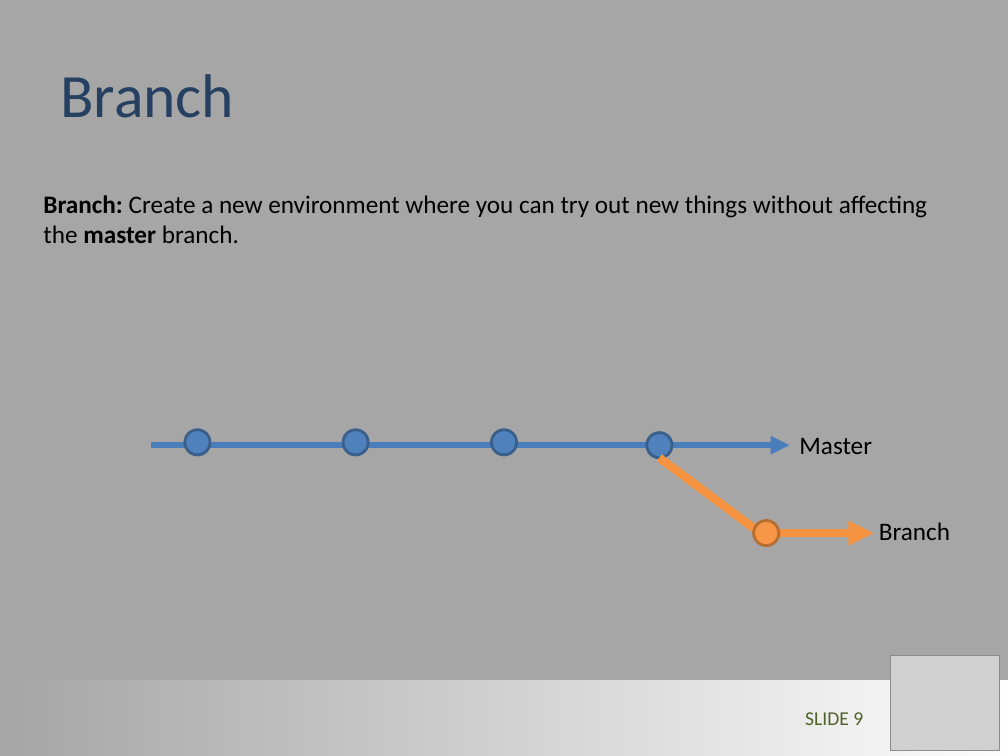
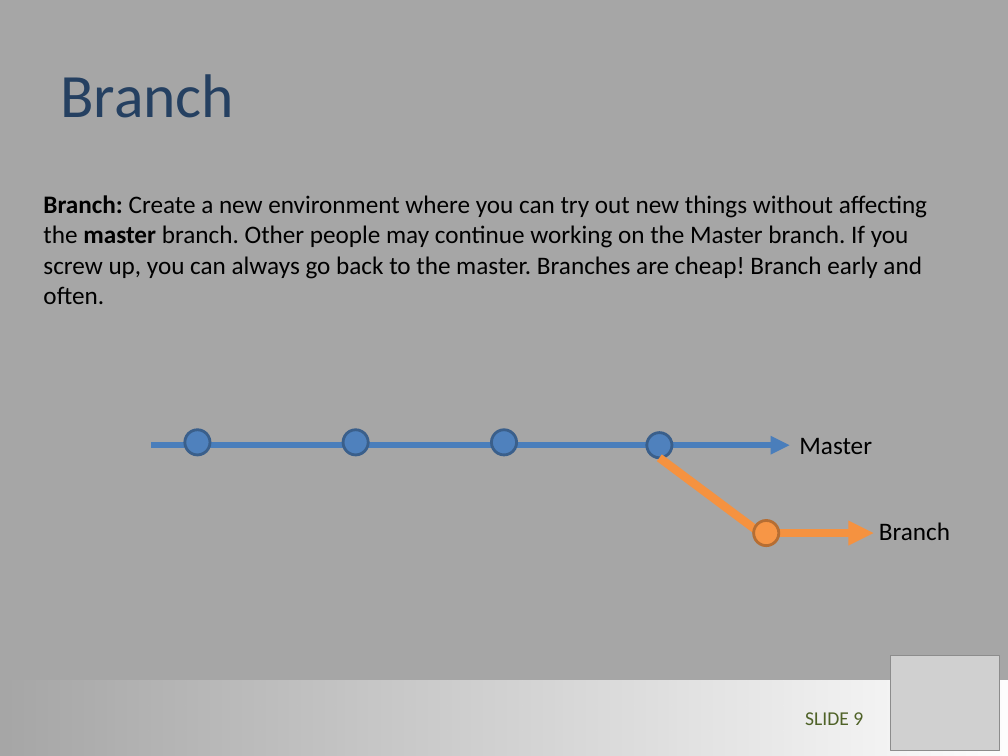
Before and after one commit to LimnoTech/Forum-GitHub, a slide deck: slide 9 of GitHub_Steve.pptx. Drawn at 1008x756 pixels with LibreOffice and Linux fonts; fonts in the diff are those of the drawing; grey boxes stand for pictures. Boxes give left, top, right and bottom in pixels: in the first picture for what was removed or moved away, otherwise in the second. Text is boxed around its words. In the diff, an @@ line names an element or a change of style, - is before the commit and + after.

```diff
--- a/GitHub_Steve.pptx
+++ b/GitHub_Steve.pptx
@@ text at (43,195,927,304): text changed @@
-Branch: Create a new environment where you can try out new things without affecting the master branch.
+Branch: Create a new environment where you can try out new things without affecting the master branch. Other people may continue working on the Master branch. If you screw up, you can always go back to the master. Branches are cheap! Branch early and often.
```
Also in this commit, not shown: 2 other slides changed, 4 slides added.
